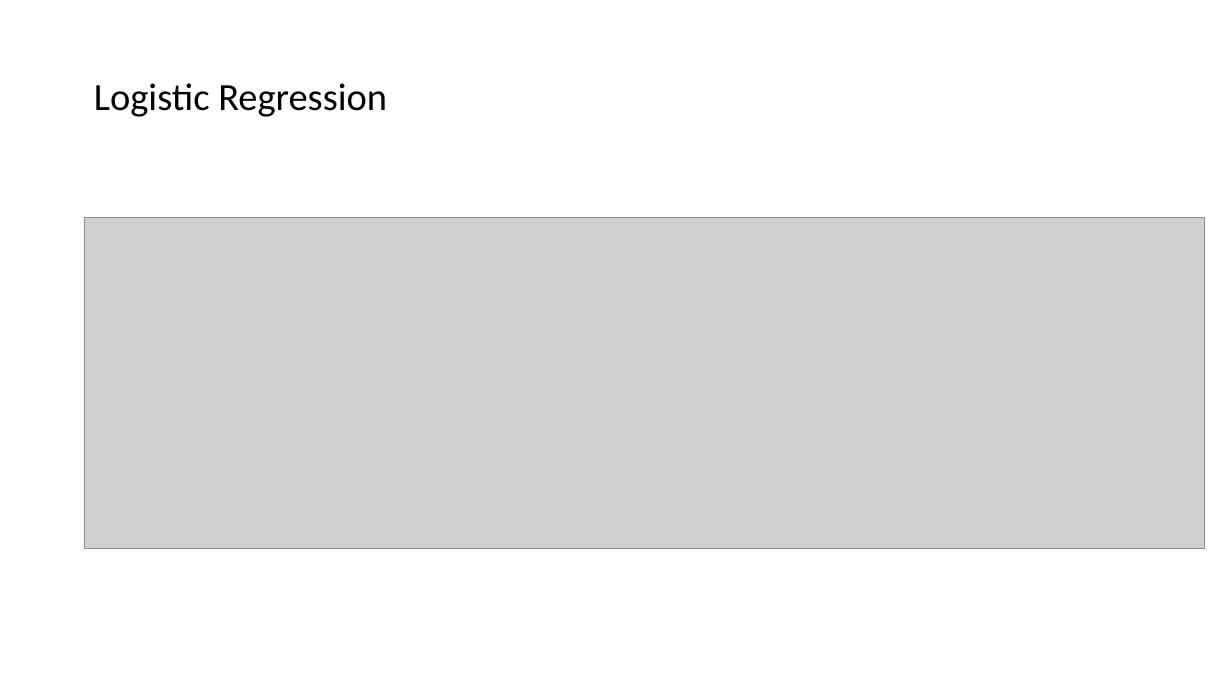
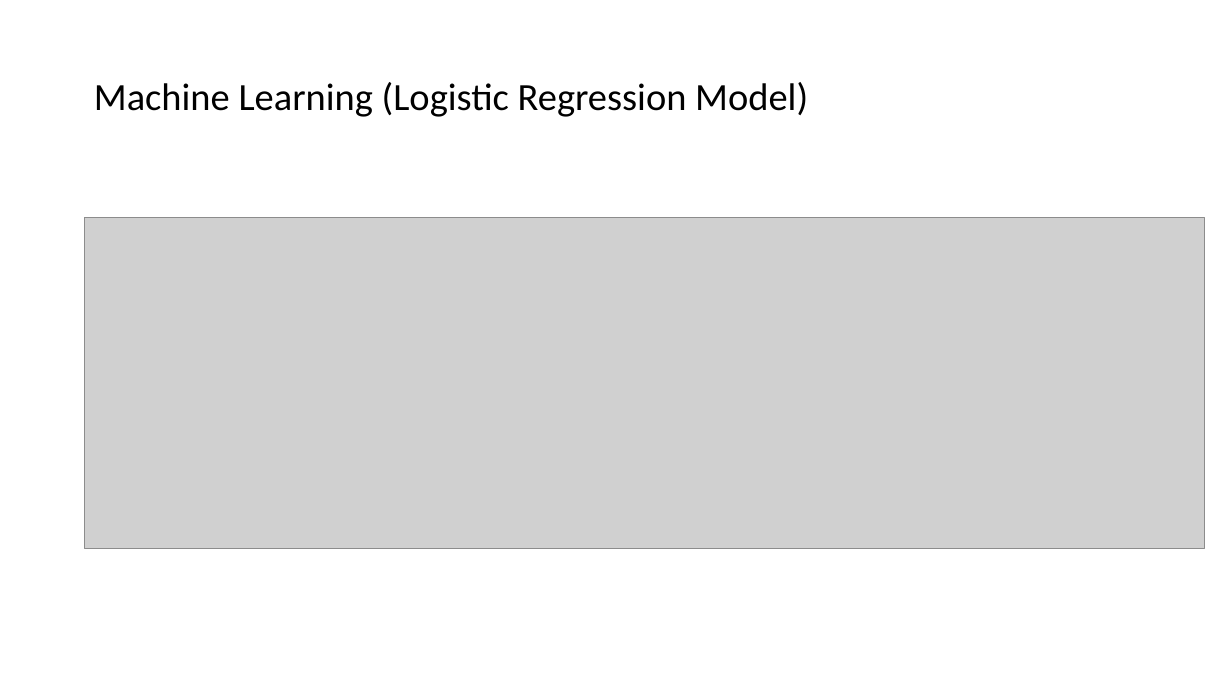
Before and after one commit to vaddhiparthy/credit_risk, a slide deck: slide 8 of CreditRisk_PPT_Vaddhiparthy.pptx (slide 10 before the commit). Drawn at 1232x693 pixels with LibreOffice and Linux fonts; fonts in the diff are those of the drawing; grey boxes stand for pictures. Boxes give left, top, right and bottom in pixels: in the first picture for what was removed or moved away, otherwise in the second. Text is boxed around its words. In the diff, an @@ line names an element or a change of style, - is before the commit and + after.

```diff
--- a/CreditRisk_PPT_Vaddhiparthy.pptx
+++ b/CreditRisk_PPT_Vaddhiparthy.pptx
@@ title at box(94, 82, 808, 117): text changed @@
-Logistic Regression
+Machine Learning (Logistic Regression Model)
```
Also in this commit, not shown: 2 other slides changed, 4 slides added, 8 slides removed, 1 other file.
